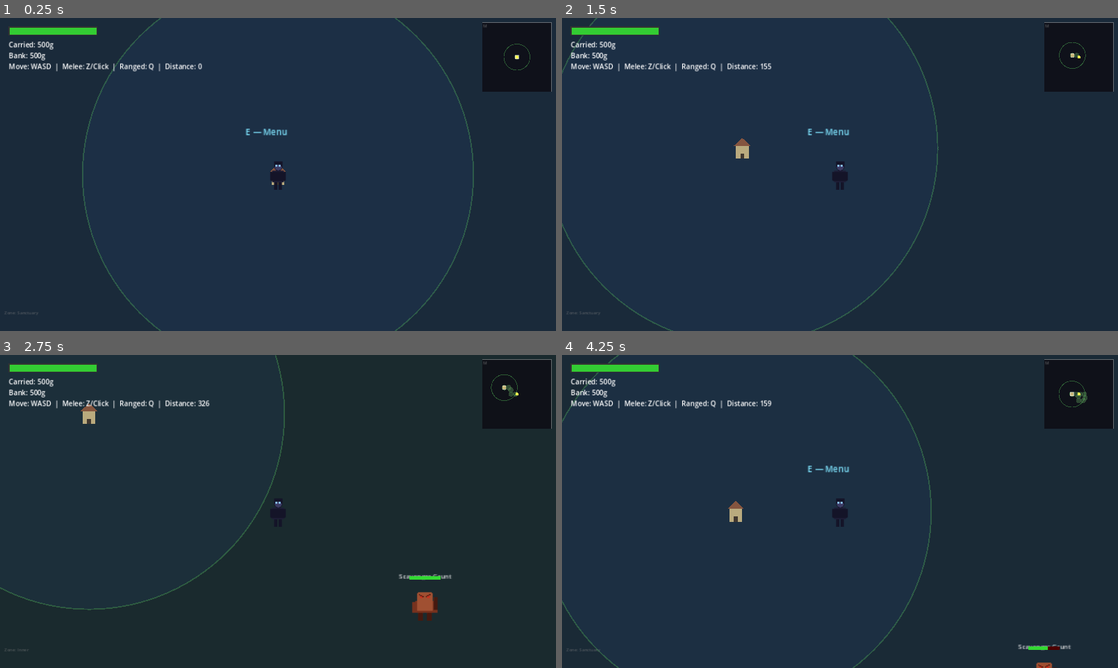
Above: before the commit, frames 1-4 (two rows, left to right).
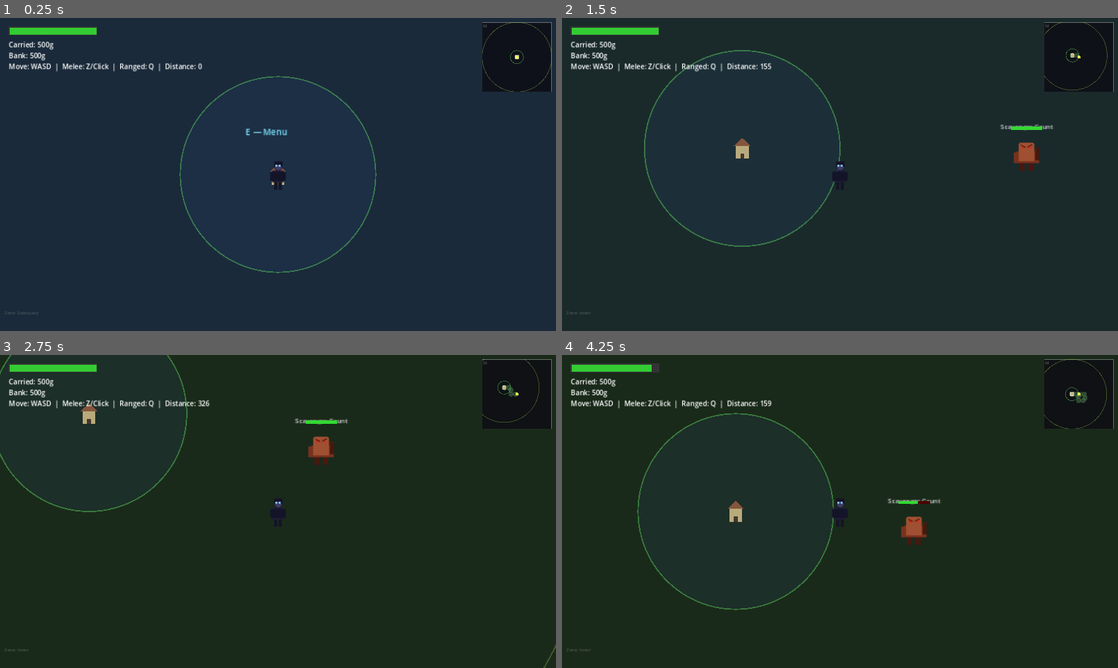
Above: after the commit, the same moments.

Repository: cbradshaw11/game-concept
Game: Godot game, scene res://scenes/world/world_scene.tscn
Two runs of this game, one before a commit and one after it. Both use one fixed random seed, a clock stepped at 60 frames per second and the inputs below.
Inputs (mouse positions are in pixels of both pictures, inside the frame that each line leads up to):
- Up to frame 1 (0.25 s): no input
- Up to frame 2 (1.5 s): tap Enter at 0.5 s; move the mouse to (962, 158) at 0.52 s; hold Right (ui_right) 0.53-1.28 s; tap Space (attack) at 0.6 s; click (962, 158) at 0.67 s; move the mouse to (728, 190) at 1.27 s; hold Down (ui_down) from 1.28 s (still down); tap R (attack_magic) at 1.35 s
- Up to frame 3 (2.75 s): move the mouse to (333, 442) at 2.02 s; release Down (ui_down) at 2.03 s; hold Right (ui_right) from 2.03 s (still down); tap Z (attack_melee) at 2.1 s
- Up to frame 4 (4.25 s): move the mouse to (812, 574) at 2.77 s; release Right (ui_right) at 2.78 s; hold Up (ui_up) 2.78-3.53 s; tap Q (attack_ranged) at 2.85 s; click (812, 574) at 2.92 s; move the mouse to (1006, 558) at 3.52 s; hold Left (ui_left) from 3.53 s (still down); tap X (guard) at 3.6 s

The runs differ from the first frame. In frame 1, 1.1% of the frame differs, in the area x 14-100%, y 0-100%; in frame 2, 43%; in frame 3, 23%; in frame 4, 96%, in the area x 0-100%, y 0-100%.

Commit message:
fix: home base ring 150px, inner 800, mid 2000, outer 3000 — proper 4-zone structure

Diff:
--- a/game/scenes/world/world_scene.gd
+++ b/game/scenes/world/world_scene.gd
@@ -562,14 +562,15 @@
 	var fill_count := 120
 	for i in range(fill_count):
 		var angle: float = TAU * float(i) / float(fill_count)
-		fill_points.append(Vector2(cos(angle), sin(angle)) * 300.0)
+		fill_points.append(Vector2(cos(angle), sin(angle)) * 150.0)
 	sanctuary_fill.polygon = fill_points
 	sanctuary_fill.color = Color(0.2, 0.4, 0.8, 0.08)
 	zone_markers.add_child(sanctuary_fill)
 	# Draw colored ring outlines
-	_add_ring_outline(300.0, Color(0.4, 0.9, 0.4, 0.25))
-	_add_ring_outline(2000.0, Color(0.9, 0.7, 0.2, 0.25))
-	_add_ring_outline(2400.0, Color(0.9, 0.2, 0.2, 0.25))
+	_add_ring_outline(150.0, Color(0.4, 0.9, 0.4, 0.4))   # home base boundary
+	_add_ring_outline(800.0, Color(0.6, 0.8, 0.3, 0.3))   # inner ring
+	_add_ring_outline(2000.0, Color(0.9, 0.7, 0.2, 0.3))  # mid ring
+	_add_ring_outline(3000.0, Color(0.9, 0.2, 0.2, 0.3))  # outer ring
 
 func _add_ring_outline(radius: float, color: Color) -> void:
 	var line := Line2D.new()
@@ -697,9 +698,10 @@
 
 	# Zone ring outlines (drawn relative to HOME_POS, which moves as cam moves)
 	var rings := [
-		[300.0, Color(0.4, 0.9, 0.4, 0.35)],
+		[150.0,  Color(0.4, 0.9, 0.4, 0.4)],
+		[800.0,  Color(0.6, 0.8, 0.3, 0.35)],
 		[2000.0, Color(0.9, 0.7, 0.2, 0.35)],
-		[2400.0, Color(0.9, 0.2, 0.2, 0.35)],
+		[3000.0, Color(0.9, 0.2, 0.2, 0.35)],
 	]
 	for ring_data in rings:
 		var r: float = ring_data[0] * scale_factor
--- a/game/scripts/systems/world_manager.gd
+++ b/game/scripts/systems/world_manager.gd
@@ -3,9 +3,11 @@
 signal zone_changed(old_zone: String, new_zone: String)
 signal player_distance_changed(distance: float)
 
-const INNER_START := 300.0
-const MID_START := 2000.0
-const OUTER_START := 2400.0
+const SANCTUARY_RADIUS := 150.0  # home base safe zone
+const INNER_START := 150.0
+const MID_START := 800.0
+const OUTER_START := 2000.0
+const WORLD_EDGE := 3000.0
 
 var player_distance: float = 0.0:
 	set(value):
@@ -33,6 +35,8 @@
 
 func get_zone_boundary(zone: String) -> float:
 	match zone:
+		"sanctuary":
+			return SANCTUARY_RADIUS
 		"inner":
 			return INNER_START
 		"mid":
